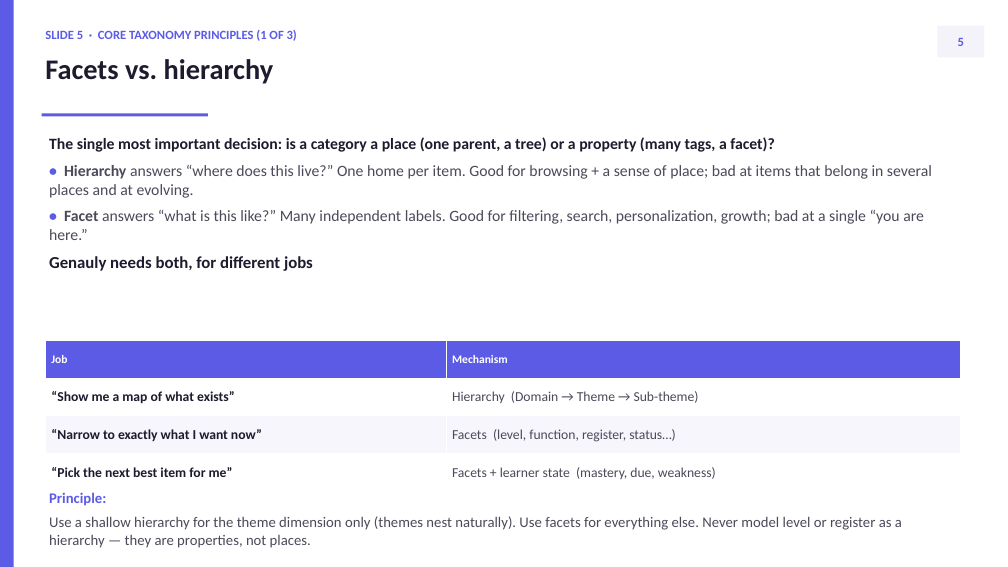
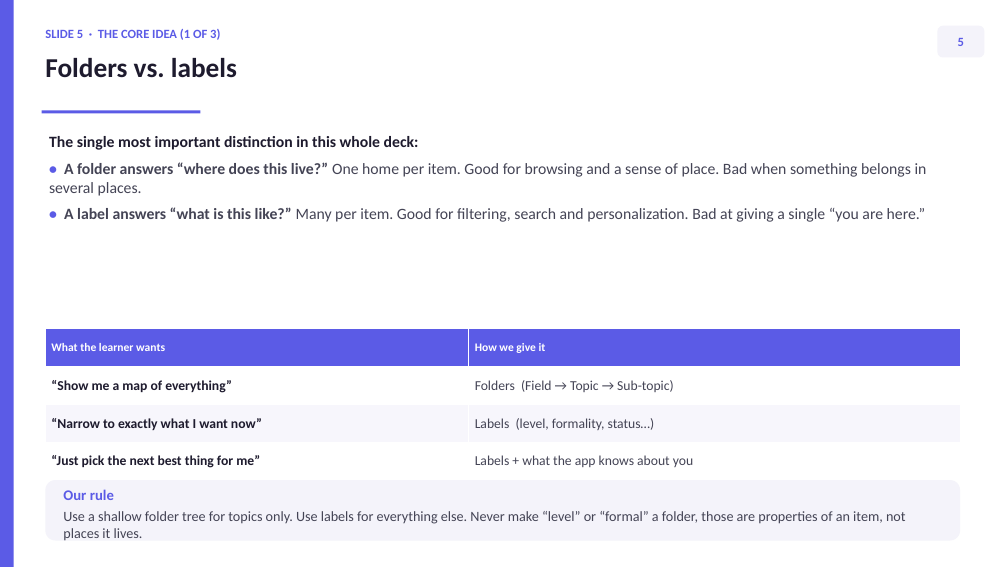
Before and after one commit to thelivinsine/B2furBerufApp, a slide deck: slide 7 of docs/TAXONOMY_REDESIGN.pptx (slide 6 before the commit). Drawn at 1008x567 pixels with LibreOffice and Linux fonts; fonts in the diff are those of the drawing. Boxes give left, top, right and bottom in pixels: in the first picture for what was removed or moved away, otherwise in the second. Text is boxed around its words. In the diff, an @@ line names an element or a change of style, - is before the commit and + after.

```diff
--- a/docs/TAXONOMY_REDESIGN.pptx
+++ b/docs/TAXONOMY_REDESIGN.pptx
@@ text at (45,29,220,40): text changed @@
-SLIDE 5 · CORE TAXONOMY PRINCIPLES (1 OF 3)
+SLIDE 5 · THE CORE IDEA (1 OF 3)
@@ text at (45,58,237,78): text changed; size 27 to 26 pt @@
-Facets vs. hierarchy
+Folders vs. labels
@@ rectangle: place and size @@
-rectangle at (42,113,208,116)
+rectangle at (42,110,200,113)
@@ text at (49,136,927,222): text changed; text colour #4A4A5A to #444455 @@
-The single most important decision: is a category a place (one parent, a tree) or a property (many tags, a facet)?
-• Hierarchy answers “where does this live?” One home per item. Good for browsing + a sense of place; bad at items that belong in several places and at evolving.
-• Facet answers “what is this like?” Many independent labels. Good for filtering, search, personalization, growth; bad at a single “you are here.”
-Genauly needs both, for different jobs
+The single most important distinction in this whole deck:
+• A folder answers “where does this live?” One home per item. Good for browsing and a sense of place. Bad when something belongs in several places.
+• A label answers “what is this like?” Many per item. Good for filtering, search and personalization. Bad at giving a single “you are here.”
@@ table at (45,329,960,480) @@
-row 1, column 1: Job
+row 1, column 1: What the learner wants
-row 1, column 2: Mechanism
+row 1, column 2: How we give it
-row 2, column 1: “Show me a map of what exists”
+row 2, column 1: “Show me a map of everything”
-row 2, column 2: Hierarchy (Domain → Theme → Sub-theme)
+row 2, column 2: Folders (Field → Topic → Sub-topic)
-row 3, column 2: Facets (level, function, register, status…)
+row 3, column 2: Labels (level, formality, status…)
-row 4, column 1: “Pick the next best item for me”
+row 4, column 1: “Just pick the next best thing for me”
-row 4, column 2: Facets + learner state (mastery, due, weakness)
+row 4, column 2: Labels + what the app knows about you
@@ table: place and size @@
-table at (45,340,960,492)
+table at (45,329,960,480)
@@ rounded rectangle "Our rule": place and size @@
-rounded rectangle "Our rule" at (49,492,902,548)
+rounded rectangle "Our rule" at (45,480,960,541)
@@ rounded rectangle "Our rule" at (45,480,960,541): vertical alignment top to middle; fill none to #F4F3FA @@
@@ text in rounded rectangle at (63,489,906,540): text changed; size 14 to 13.5 pt; text colour #4A4A5A to #444455 @@
-Principle:
-Use a shallow hierarchy for the theme dimension only (themes nest naturally). Use facets for everything else. Never model level or register as a hierarchy — they are properties, not places.
+Our rule
+Use a shallow folder tree for topics only. Use labels for everything else. Never make “level” or “formal” a folder, those are properties of an item, not places it lives.
```
Also in this commit, not shown: 3 other slides changed, 25 slides added, 22 slides removed, 14 other files.
